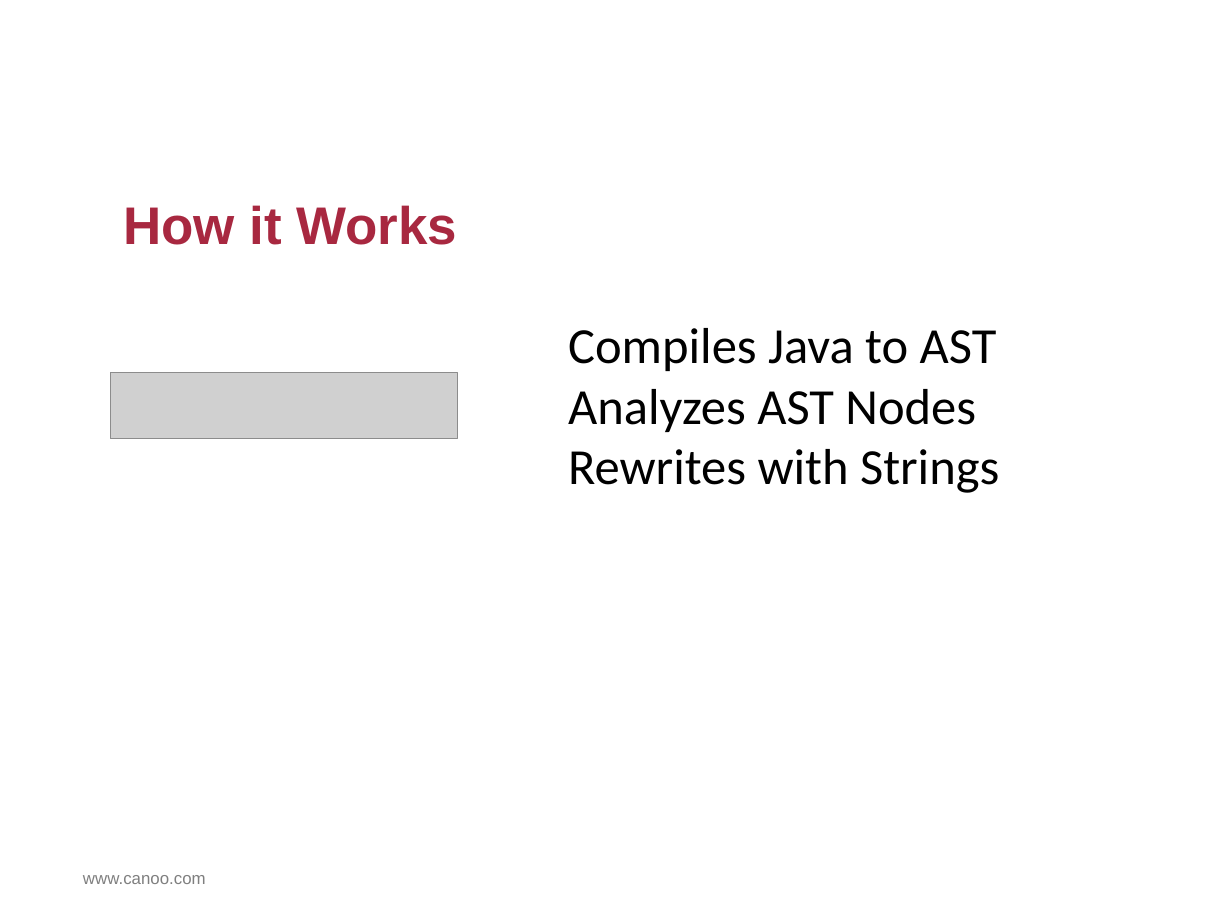
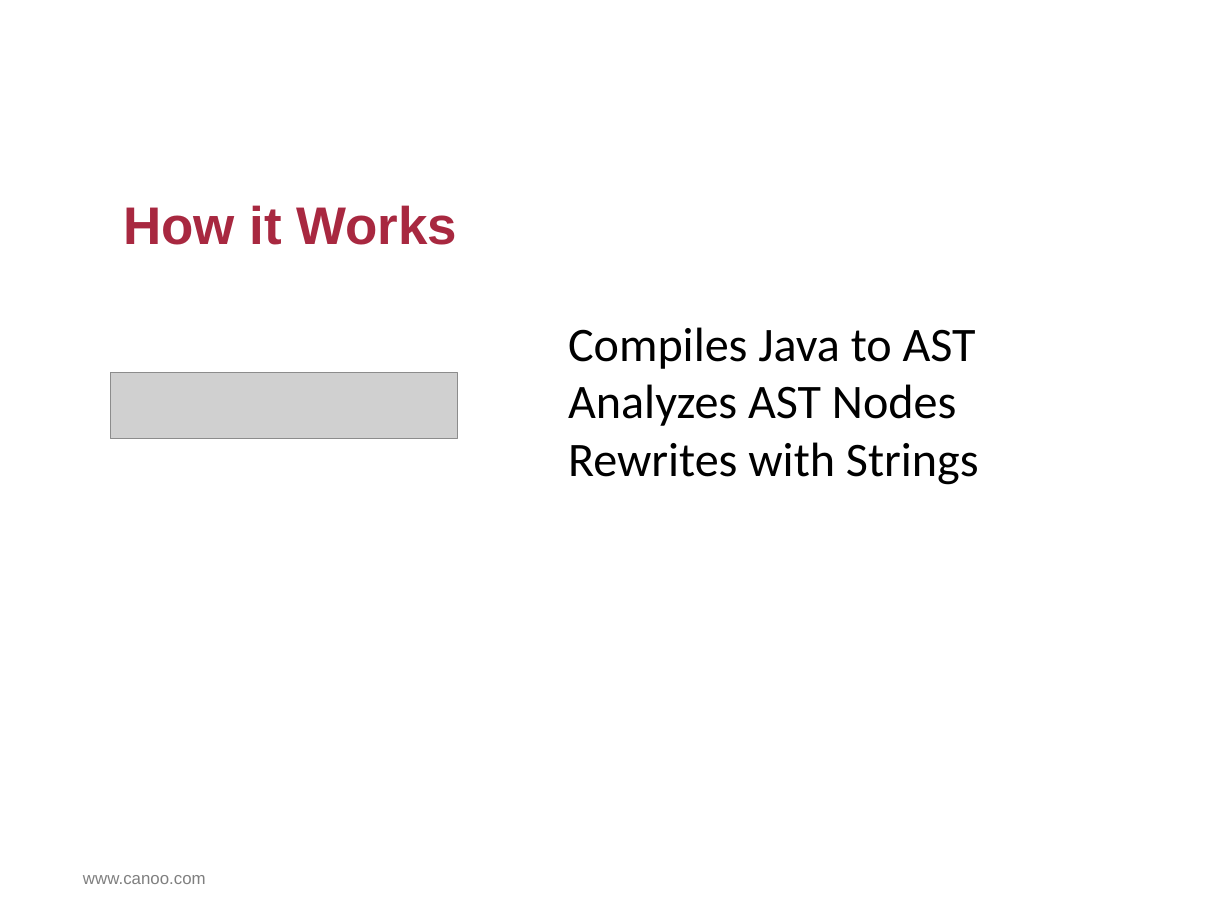
Before and after one commit to HamletDRC/presentations, a slide deck: slide 35 of asttransformations/AstTransformations.odp (slide 33 before the commit). Drawn at 1232x924 pixels with LibreOffice and Linux fonts; fonts in the diff are those of the drawing; grey boxes stand for pictures; background and template pictures are left out. Boxes give left, top, right and bottom in pixels: in the first picture for what was removed or moved away, otherwise in the second. Text is boxed around its words. In the diff, an @@ line names an element or a change of style, - is before the commit and + after.

```diff
--- a/asttransformations/AstTransformations.odp
+++ b/asttransformations/AstTransformations.odp
@@ text "Compiles Java to AST" at (568, 327, 979, 485): size 42 to 40 pt @@
```
Also in this commit, not shown: 7 other slides changed, 3 slides added, 7 other files.
